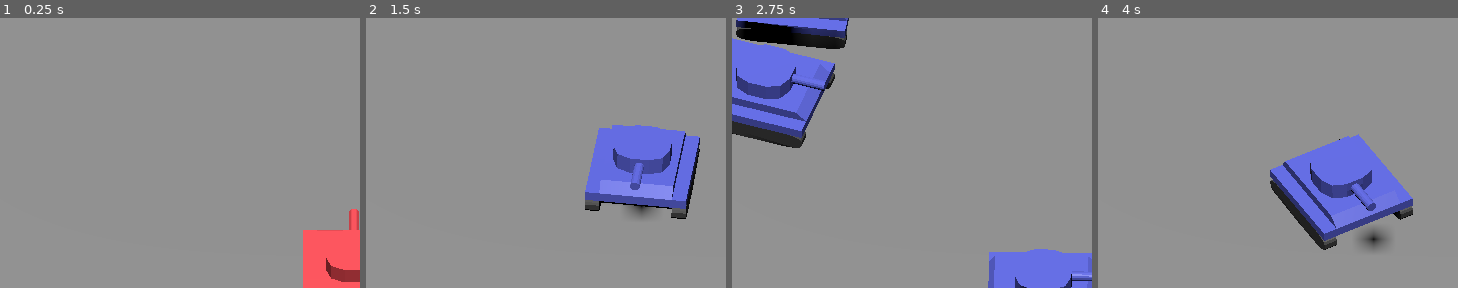
Above: before the commit, frames 1-4 (left to right).
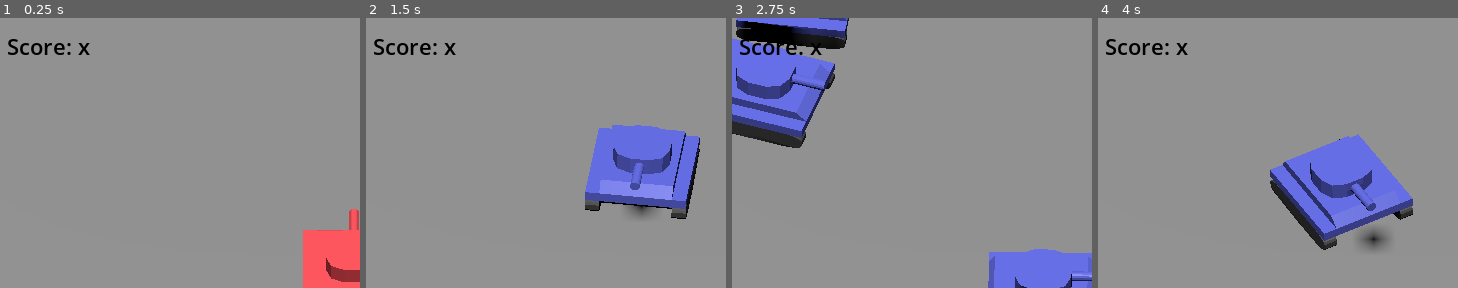
Above: after the commit, the same moments.

Repository: scolyxel/belajar001
Game: Godot game, scene res://scenes/main/main.tscn
Same seed, same stepped clock (60 frames per second), same inputs: the game is played once before the commit and once after it.
Inputs:
- Up to frame 1 (0.25 s): no input
- Up to frame 2 (1.5 s): tap Enter at 0.5 s; hold S (move_belakang) 0.53-1.28 s; tap Space (jump) at 0.77 s; tap W (move_depan) at 1.35 s
- Up to frame 3 (2.75 s): tap Space (jump) at 1.52 s; hold D (move_kanan) from 2.03 s (still down)
- Up to frame 4 (4 s): release D (move_kanan) at 2.78 s; tap A (move_kiri) at 2.85 s; tap Space (jump) at 3.02, 3.77 s; hold S (move_belakang) from 3.53 s (still down)
The pictures show only the part of the screen within x 1-51%, y 0-50%; the shares and areas given below are measured in that part.

The runs differ from the first frame. In frame 1, 0.5% of the frame differs, in the area x 2-25%, y 7-14%; in frame 2, 0.5%; in frame 3, 0.4%; in frame 4, 0.5%.

Commit message:
feat(ui): membuat score label, menambahkan tema font, dan menghubungkan sinyal squash mob untuk menambah skor

Diff:
--- a/scenes/main/main.gd
+++ b/scenes/main/main.gd
@@ -11,7 +11,7 @@
 	var player_position = $Player.position
 	mob.initialize(mob_spawn_location.position, player_position)
 	add_child(mob)
-
+	mob.squashed.connect($UI/ScoreLabel._on_mob_squashed.bind())
 
 func _on_player_hit() -> void:
 	$MobTimer.stop()
--- a/scenes/main/main.tscn
+++ b/scenes/main/main.tscn
@@ -3,6 +3,7 @@
 [ext_resource type="PackedScene" uid="uid://cbsswakqeh6er" path="res://scenes/player/player.tscn" id="1_hyk8p"]
 [ext_resource type="Script" uid="uid://bby3im36lkvii" path="res://scenes/main/main.gd" id="1_k2fmo"]
 [ext_resource type="PackedScene" uid="uid://bgvymfcukgkuh" path="res://scenes/mob/mob.tscn" id="2_l3cfh"]
+[ext_resource type="Script" uid="uid://dhgry5jrm0yk6" path="res://scenes/main/score_label.gd" id="4_l3cfh"]
 
 [sub_resource type="BoxShape3D" id="BoxShape3D_wuixk"]
 size = Vector3(60, 2, 60)
@@ -23,6 +24,9 @@
 "tilts": PackedFloat32Array(0, 0, 0, 0)
 }
 point_count = 4
+
+[sub_resource type="Theme" id="Theme_l3cfh"]
+default_font_size = 22
 
 [node name="Main" type="Node" unique_id=657518395]
 script = ExtResource("1_k2fmo")
@@ -81,5 +85,22 @@
 wait_time = 0.5
 autostart = true
 
+[node name="UI" type="Control" parent="." unique_id=1476436416]
+layout_mode = 3
+anchors_preset = 0
+offset_right = 40.0
+offset_bottom = 40.0
+theme = SubResource("Theme_l3cfh")
+
+[node name="ScoreLabel" type="Label" parent="UI" unique_id=875140529]
+layout_mode = 0
+offset_left = 13.0
+offset_top = 13.0
+offset_right = 73.0
+offset_bottom = 36.0
+theme_override_colors/font_color = Color(0, 0, 0, 1)
+text = "Score: x"
+script = ExtResource("4_l3cfh")
+
 [connection signal="hit" from="Player" to="." method="_on_player_hit"]
 [connection signal="timeout" from="MobTimer" to="." method="_on_mob_timer_timeout"]
--- /dev/null
+++ b/scenes/main/score_label.gd
@@ -0,0 +1,8 @@
+extends Label
+
+
+var score = 0
+
+func _on_mob_squashed():
+	score += 1
+	text = "Score: %s" % score
Not shown, added: scenes/main/score_label.gd.uid
